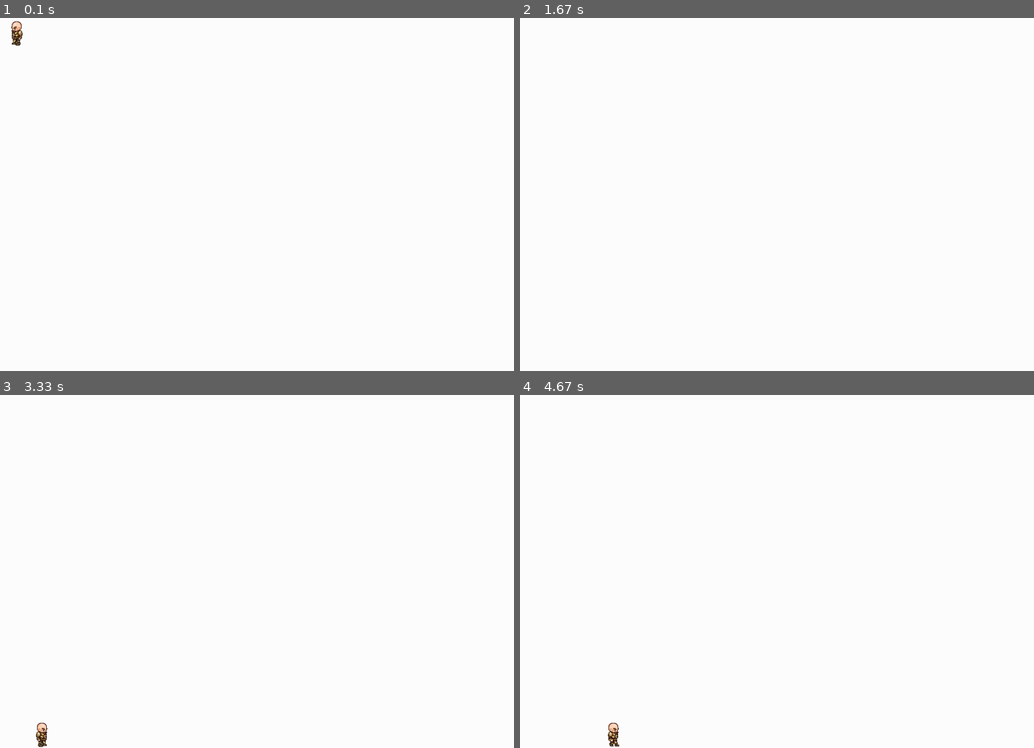
Above: before the commit, frames 1-4 (two rows, left to right).
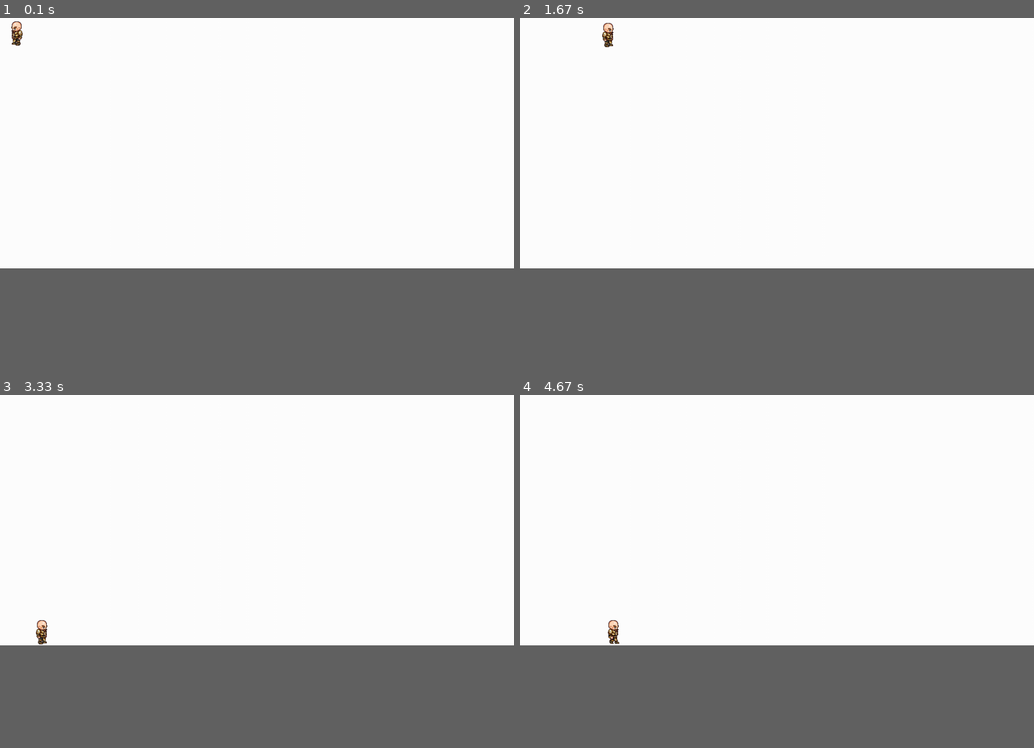
Above: after the commit, the same moments.

Repository: MFTI-summer/ROGUE-LEGACY
Game: pygame game, started from Main Project/Hero.py
Same seed, same stepped clock (60 frames per second), same inputs: the game is played once before the commit and once after it.
Inputs:
- Up to frame 1 (0.1 s): no input
- Up to frame 2 (1.67 s): tap Space at 0.33 s; hold D 1.17-1.63 s
- Up to frame 3 (3.33 s): hold A 1.67-2.2 s; hold A 2.23-2.63 s; hold D 2.67-3.3 s
- Up to frame 4 (4.67 s): hold A 3.33-3.8 s; hold D 3.83-4.3 s; hold D from 4.33 s (still down)
In our replay, the window is 900x630 before the commit and 900x450 after it. These sizes can differ from the game's own. Grey fills any space a smaller window leaves; there, only what the larger window draws over its background counts as a difference.

The runs differ from the first frame. In frame 2, 0.1% of the frame differs, in the area x 16-19%, y 1-9%; in frame 3, 0.3%, in the area x 7-10%, y 63-100%; in frame 4, 0.3%.

Commit message:
начало создания тестового уровня

Diff:
--- a/Main Project/Hero.py
+++ b/Main Project/Hero.py
@@ -1,7 +1,7 @@
 import pygame as pg
 
 WIN_width = 1000
-WIN_height = 700
+WIN_height = 500
 
 fps = 60
 
@@ -10,7 +10,6 @@
 
     def __init__(self):
         # ща буит куча переменных, поэтому держись
-
         # Необходимые для анимации переменные
         self.facing = 0  # 0 - налево, 1 - направо
         self.animation = {  # Тут собраны все анимации, доступные герою
@@ -20,7 +19,7 @@
         # Переменные для передвижения
         self.move_speed = {  # то, с какой скоростью герой может двигаться
             'x': 5,  # с какой скоростью герой бегает
-            'y': 10  # с какой силой герой прыгает
+            'y': 7  # с какой силой герой прыгает
         }
         self.current_speed = {
             'x': 0,
@@ -32,23 +31,24 @@
         pg.sprite.Sprite.__init__(self)  # Это необходимо для корректной работы класса
         self.image = self.animation['walk'][0]  # Пока поставим первое изображение ходьбы в качестве спокойствия
         self.rect = self.image.get_rect()
+        self.level = None
 
     def update(self, surface: pg.surface.Surface, level=None):
         self.check_controls()
-        self.image = self.get_frame()
+        self.image = self.get_frame()  # просчитываем кадр анимации
         self.draw(surface, self.image)
 
     def draw(self, surface: pg.surface.Surface, image):
 
         surface.blit(self.image, self.rect)
 
-    def get_frame(self):
+    def get_frame(self):  # Узнаем, на каком кадре находится анимация
         frame = int((self.walk_state // 3) % len(self.animation['walk']))
         return pg.transform.flip(self.animation['walk'][frame], self.facing, 0)
 
     def check_controls(self):
         """
-        Изменяет координаты пероснажа, а также рассчитывает его анимацию
+        Изменяет координаты пероснажа, а также помогает с рассчетом анимации
         :return: Конкретное изображение из анимации героя
         """
         keys = pg.key.get_pressed()
@@ -63,7 +63,7 @@
         else:
             self.current_speed['x'] = 0
             self.walk_state = 1
-        self.check_jump(keys)
+        self.check_jump(keys)  # Проверяем состояние прыжка
         self.rect.x += self.current_speed['x']
 
     def check_jump(self, keys):
@@ -82,7 +82,6 @@
 
         # Да простит меня преподаватель, сопротивлением воздуха я пренебрегу, а то с тригонометрией возится - такое себе
 
-        # Очень длинно проверяем, не нажат ли пробел
         if keys[pg.K_SPACE] and not self.is_jump:
             self.is_jump = True
             self.current_speed['y'] = self.move_speed['y']
@@ -94,10 +93,20 @@
                 self.current_speed['y'] = -300  # выставляем максимальную допустимую скорость падения
 
             if self.rect.bottom >= WIN_height:  # Здесь седовало бы проверять, стоит ли персонаж, но поскольку
-                # платформ нет, то проверяю столкновение с полом
+                # платформ нет, то проверяю столкновение с полом. этот метод будет не применим во время самой игры
                 self.rect.y += WIN_height - self.rect.bottom
                 self.is_jump = False
 
+    def set_level(self, level: pg.sprite.Group):
+        self.level = level
+
+    def check_collision(self):
+        """
+        Втолкнулся ли герой с тайлом уровня
+        :return: массив из булева значения и индекса объекта, с которым произошло столкновение
+        """
+        index = self.rect.collidelist(self.level.level.sprites())
+        return [index != -1, index]
 
 def main():
     display = pg.display.set_mode((WIN_width, WIN_height))
@@ -107,6 +116,7 @@
         display.fill([255] * 3)
 
         hero.update(display)
+
         for e in pg.event.get():
             if e.type == pg.QUIT:
                 return
--- /dev/null
+++ b/Main Project/Testing.py
@@ -0,0 +1,35 @@
+import pygame as pg
+import Tiles
+import Hero
+
+if __name__ == '__main__':
+
+    WIN_width = 750
+    WIN_height = 500
+
+    run = True
+    fps: int = 60
+
+    display = pg.display.set_mode((WIN_width, WIN_height))
+    clock = pg.time.Clock()
+
+    hero = Hero.Hero()
+
+    hero.rect.x = 300
+    hero.rect.y = 300
+
+    level = Tiles.Level(Tiles.level_10_map)
+    hero.set_level(level)
+
+    while run:
+
+        display.fill([0] * 3)
+
+        hero.update(display)
+        level.update(display)
+        print(hero.check_collision())
+        for event in pg.event.get():
+            if event.type == pg.QUIT:
+                run = False
+        pg.display.update()
+        clock.tick(fps)
